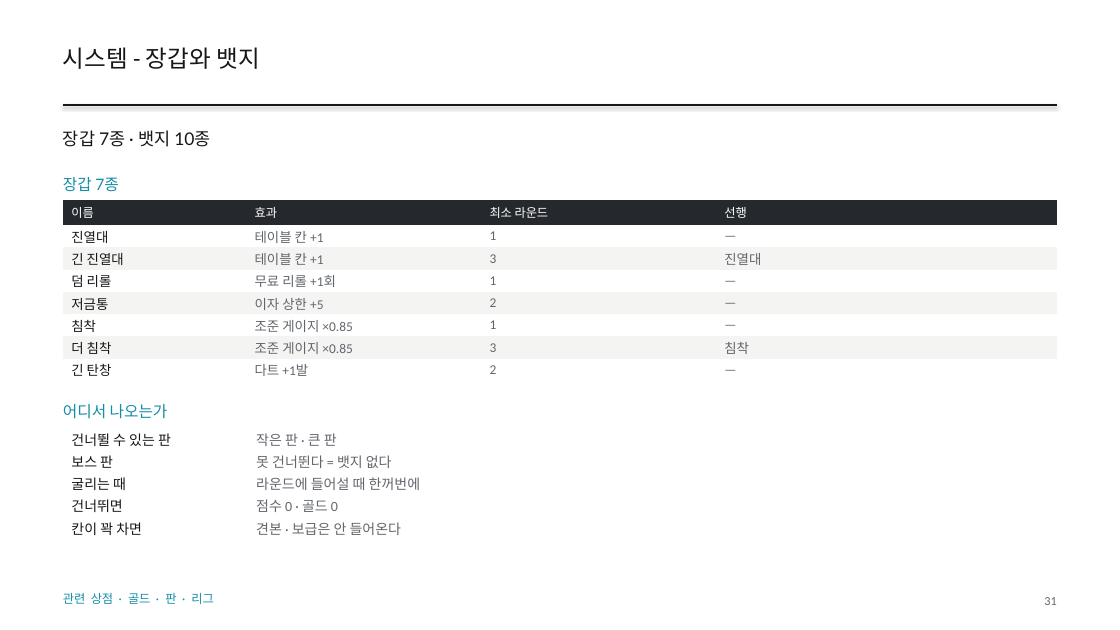
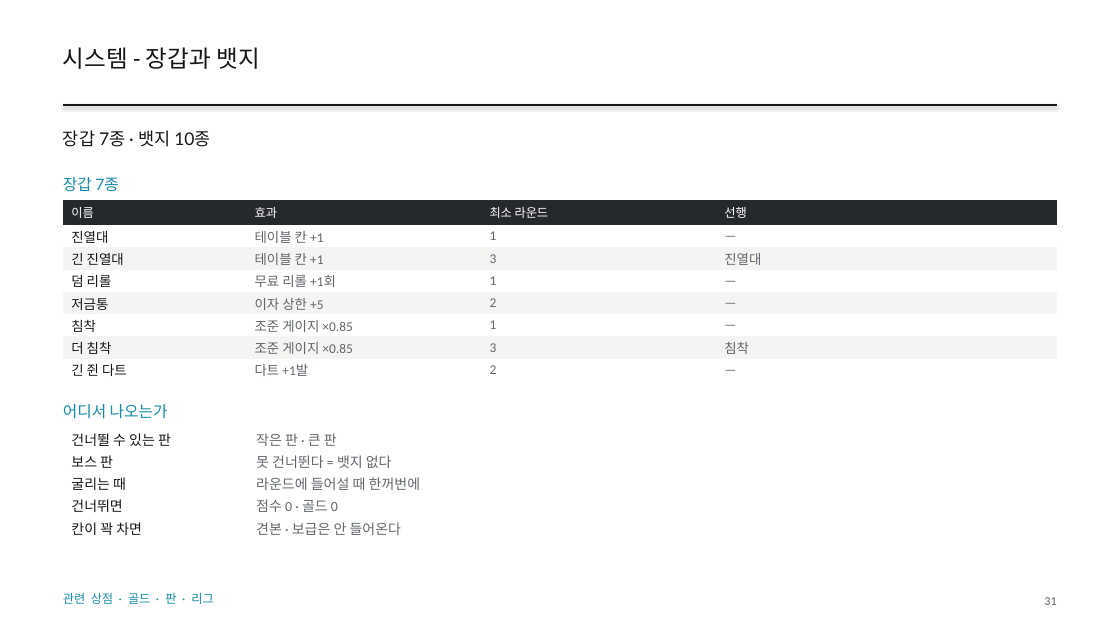
Before and after one commit to GGbong69/test-03, a slide deck: slide 31 of docs/HIGHTONE_기획서.pptx. Drawn at 1120x630 pixels with LibreOffice and Linux fonts; fonts in the diff are those of the drawing. Boxes give left, top, right and bottom in pixels: in the first picture for what was removed or moved away, otherwise in the second. Text is boxed around its words. In the diff, an @@ line names an element or a change of style, - is before the commit and + after.

```diff
--- a/docs/HIGHTONE_기획서.pptx
+++ b/docs/HIGHTONE_기획서.pptx
@@ text at (63,47,259,69): text changed @@
-시스템 - 장갑와 뱃지
+시스템 - 장갑과 뱃지
@@ table at (63,200,1058,381) @@
-row 8, column 1: 긴 탄창
+row 8, column 1: 긴 쥔 다트
```
Also in this commit, not shown: 12 other slides changed, 31 other files.
